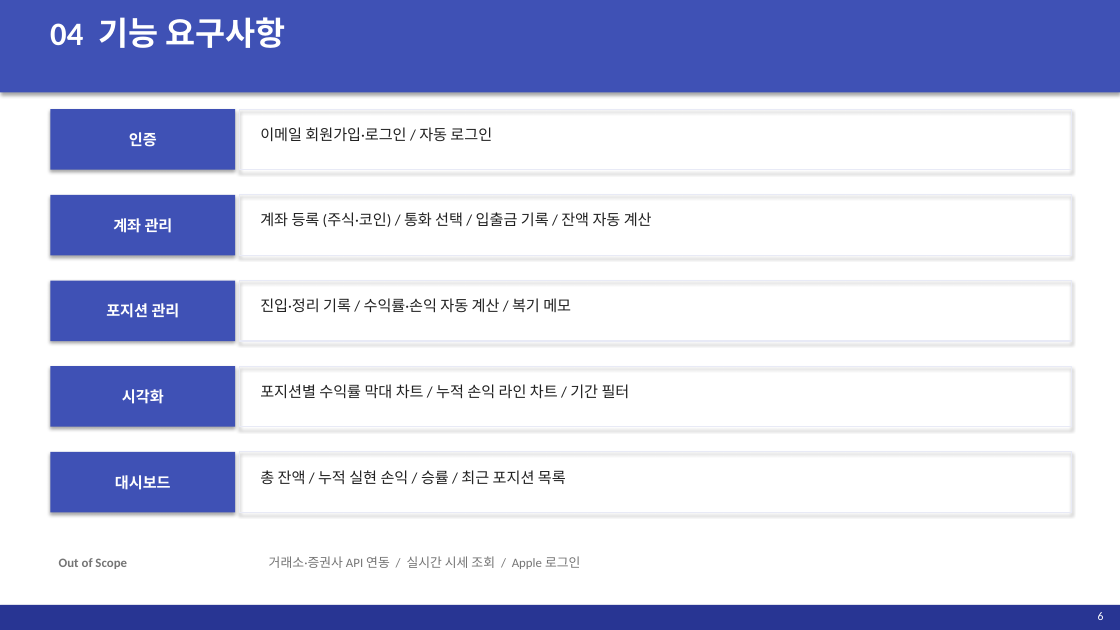
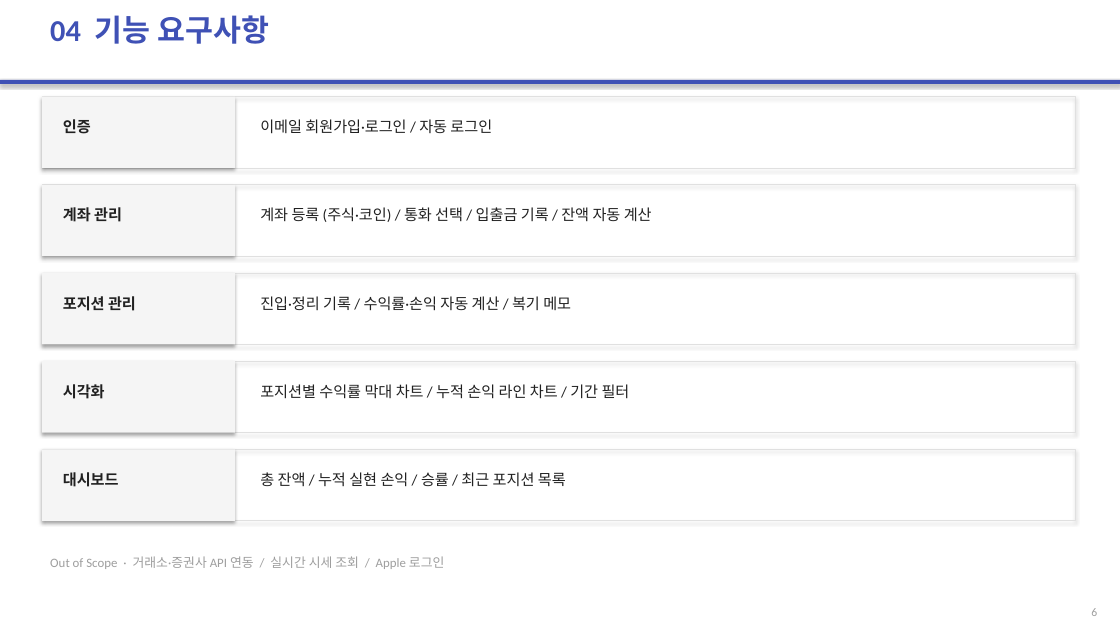
Before and after one commit to 2022136020/project_c, a slide deck: slide 6 of portfolio-tracker/presentation/portfolio-tracker.pptx. Drawn at 1120x630 pixels with LibreOffice and Linux fonts; fonts in the diff are those of the drawing. Boxes give left, top, right and bottom in pixels: in the first picture for what was removed or moved away, otherwise in the second. Text is boxed around its words. In the diff, an @@ line names an element or a change of style, - is before the commit and + after.

```diff
--- a/portfolio-tracker/presentation/portfolio-tracker.pptx
+++ b/portfolio-tracker/presentation/portfolio-tracker.pptx
@@ text "04 기능 요구사항" at (50,15,270,44): size 28 to 26 pt, text colour #FFFFFF to #3F51B5 @@
@@ rectangle: place and size @@
-rectangle at (0,0,1120,92)
+rectangle at (0,80,1120,84)
@@ outline #E8EAF6 1 pt to #E0E0E0 0.8 pt in 5 elements at (42,185,1075,256), (42,273,1075,344), (42,361,1075,433), (42,450,1075,521), (42,97,1075,168) @@
@@ rectangle: place and size @@
-rectangle at (239,109,1071,170)
+rectangle at (42,97,1075,168)
@@ rectangle added at (42,97,235,168), fill #F5F5F5 @@
@@ text colour #FFFFFF to #212121; alignment centre to left; vertical alignment middle to top; fill #3F51B5 to none; shadow off in 5 elements at (63,384,105,399), (63,296,136,311), (63,472,119,487), (63,207,122,222), (63,119,91,134) @@
@@ text "인증": place and size @@
-text "인증" at (50,109,235,170)
+text "인증" at (63,119,91,134)
@@ text "이메일 회원가입·로그인 / 자동 로그인": place and size @@
-text "이메일 회원가입·로그인 / 자동 로그인" at (260,127,492,142)
+text "이메일 회원가입·로그인 / 자동 로그인" at (260,119,492,134)
@@ rectangle: place and size @@
-rectangle at (239,195,1071,255)
+rectangle at (42,185,1075,256)
@@ rectangle added at (42,185,235,256), fill #F5F5F5 @@
@@ text "계좌 관리": place and size @@
-text "계좌 관리" at (50,195,235,255)
+text "계좌 관리" at (63,207,122,222)
@@ text "계좌 등록 (주식·코인) / 통화 ...": place and size @@
-text "계좌 등록 (주식·코인) / 통화 ..." at (260,212,652,227)
+text "계좌 등록 (주식·코인) / 통화 ..." at (260,207,652,222)
@@ rectangle: place and size @@
-rectangle at (239,281,1071,341)
+rectangle at (42,273,1075,344)
@@ rectangle added at (42,273,235,344), fill #F5F5F5 @@
@@ text "포지션 관리": place and size @@
-text "포지션 관리" at (50,281,235,341)
+text "포지션 관리" at (63,296,136,311)
@@ rectangle: place and size @@
-rectangle at (239,366,1071,427)
+rectangle at (42,361,1075,433)
@@ rectangle added at (42,361,235,433), fill #F5F5F5 @@
@@ text "시각화": place and size @@
-text "시각화" at (50,366,235,427)
+text "시각화" at (63,384,105,399)
@@ rectangle: place and size @@
-rectangle at (239,452,1071,513)
+rectangle at (42,450,1075,521)
@@ rectangle added at (42,450,235,521), fill #F5F5F5 @@
@@ text "대시보드": place and size @@
-text "대시보드" at (50,452,235,513)
+text "대시보드" at (63,472,119,487)
@@ text at (50,556,444,569): text changed; text colour #757575 to #9E9E9E @@
-거래소·증권사 API 연동 / 실시간 시세 조회 / Apple 로그인
+Out of Scope · 거래소·증권사 API 연동 / 실시간 시세 조회 / Apple 로그인
@@ text removed at (59,558,127,569) @@
-Out of Scope
@@ rectangle removed at (0,605,1120,630) @@
@@ text "6": place and size @@
-text "6" at (1098,612,1104,620)
+text "6" at (1091,608,1097,616)
@@ text "6" at (1091,608,1097,616): text colour #FFFFFF to #9E9E9E @@
```
Also in this commit, not shown: 13 other slides changed.
